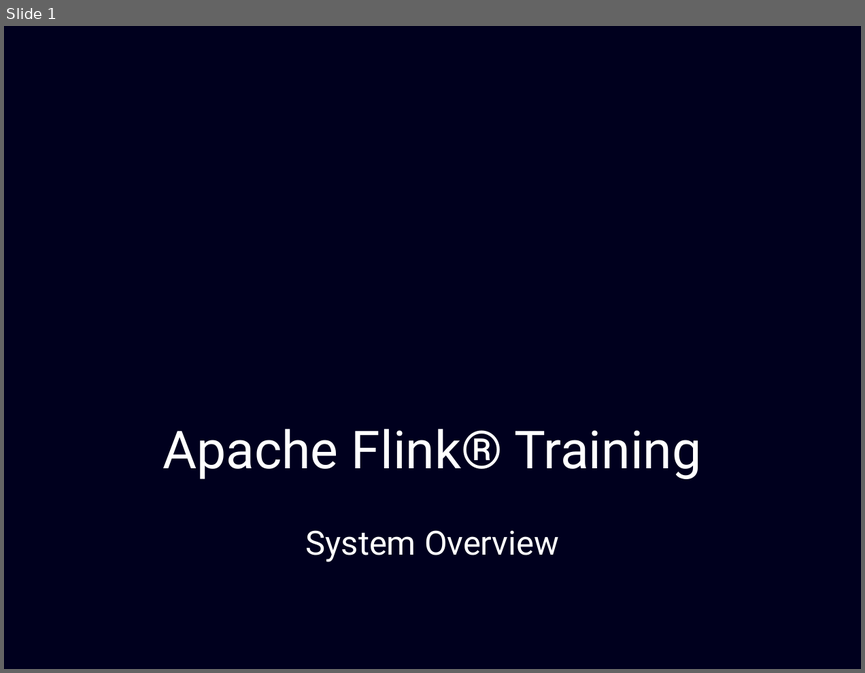
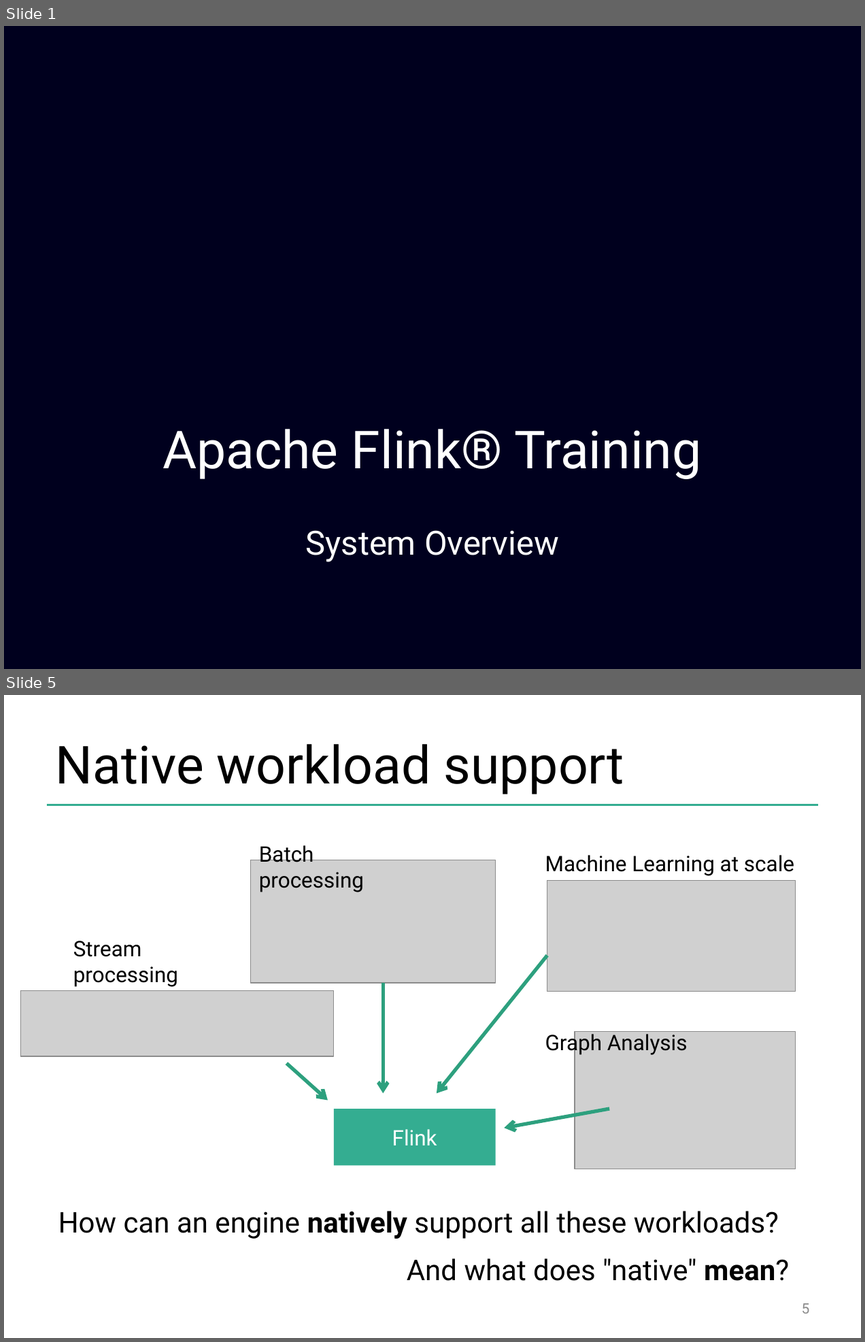
Before and after one commit to dataArtisans/flink-training-web, a slide deck: slides/flink_overview.pptx. Shown one above the other, each under a label of ours: slide 1 before the commit, slides 1 and 5 after it; the slides between them are not shown. The pictures are 865x673 and 865x1342 pixels, drawn with LibreOffice and Linux fonts; fonts in the diff are those of the drawing; grey boxes stand for pictures; background and template pictures are left out. Boxes give left, top, right and bottom in pixels: in the first picture for what was removed or moved away, otherwise in the second. Text is boxed around its words. In the diff, an @@ line names an element or a change of style, - is before the commit and + after.

```diff
--- a/slides/flink_overview.pptx
+++ b/slides/flink_overview.pptx
@@ slide 5 added at bbox=[4, 695, 861, 1338], background #FFFFFF @@
@@ title added at bbox=[56, 744, 624, 794], 44 pt, text #000000 @@
+Native workload support
@@ line added from (47, 804) to (818, 804), #34AD91 2 pt @@
@@ text added at bbox=[259, 845, 364, 892], 18 pt, text #000000 @@
+Batch
+processing
@@ text added at bbox=[545, 855, 794, 876], 18 pt, text #000000 @@
+Machine Learning at scale
@@ picture added at bbox=[251, 860, 496, 982] @@
@@ picture added at bbox=[547, 880, 796, 991] @@
@@ text added at bbox=[73, 940, 178, 987], 18 pt, text #000000 @@
+Stream
+processing
@@ arrow added from (547, 955) to (436, 1093), #2DA07E 3 pt @@
@@ picture added at bbox=[20, 991, 334, 1057] @@
@@ arrow added from (383, 983) to (383, 1093), #2DA07E 3 pt @@
@@ text added at bbox=[545, 1031, 687, 1055], 18 pt, text #000000 @@
+Graph Analysis
@@ picture added at bbox=[575, 1032, 795, 1169] @@
@@ arrow added from (287, 1064) to (328, 1100), #2DA07E 3 pt @@
@@ rectangle added at bbox=[334, 1109, 496, 1166], fill #34AD91, 18 pt, text #FFFFFF @@
+Flink
@@ arrow added from (609, 1109) to (504, 1127), #2DA07E 3 pt @@
@@ text added at bbox=[58, 1210, 779, 1238], 24 pt, text #000000 @@
+How can an engine natively support all these workloads?
@@ text added at bbox=[407, 1258, 789, 1280], 24 pt, text #000000 @@
+And what does "native" mean?
@@ page number added at bbox=[802, 1303, 810, 1313], 12 pt, text #8C8C8C @@
+5
```
Also in this commit, not shown: 3 slides changed, 5 other slides added, 8 slides removed.
